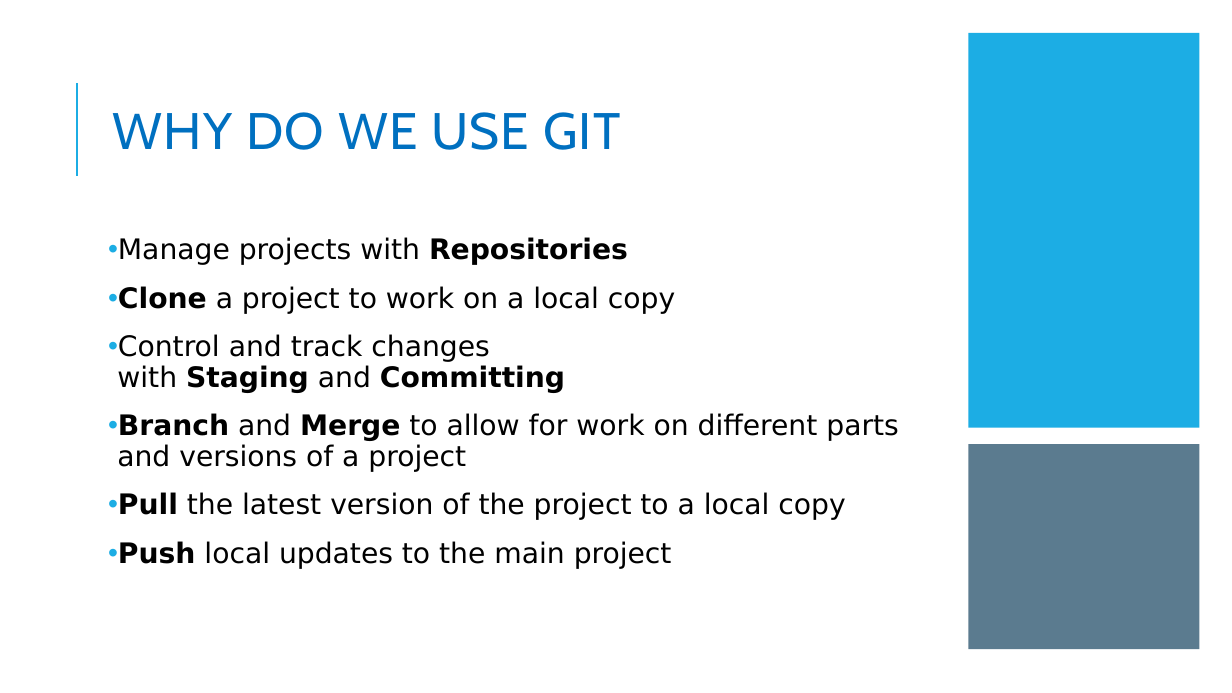
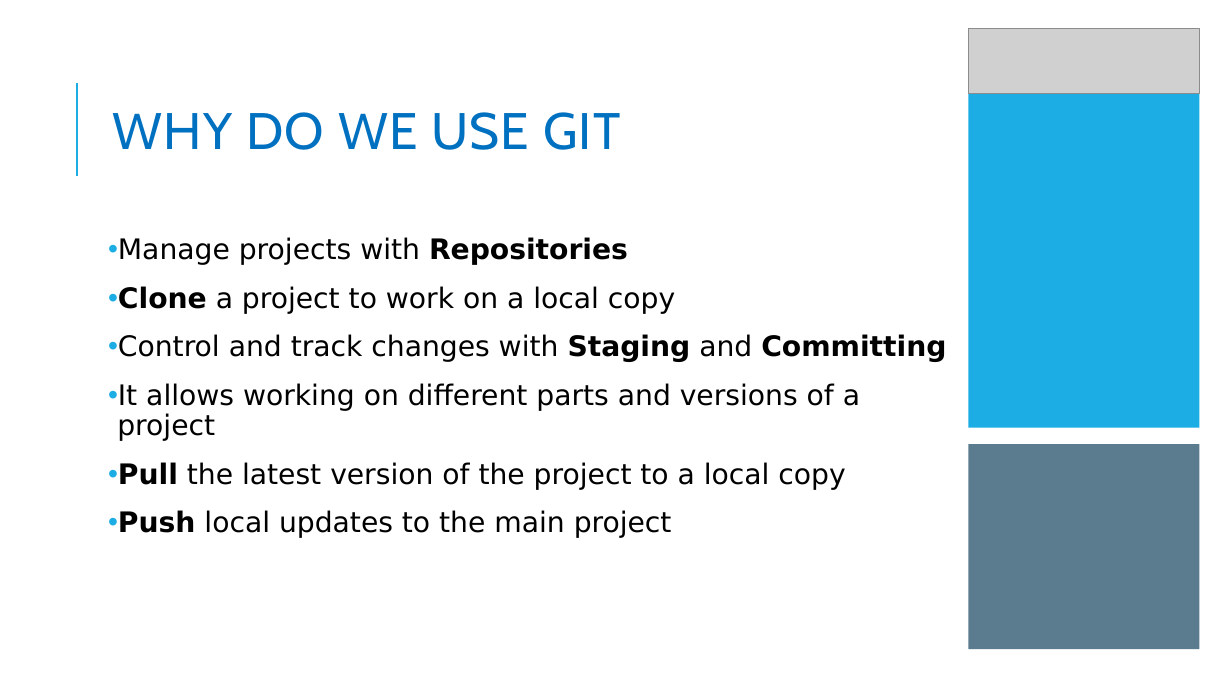
Before and after one commit to JiveshSarkar/DemoRepo, a slide deck: slide 3 of Presentation/Introduction to GIT.pptx. Drawn at 1232x693 pixels with LibreOffice and Linux fonts; fonts in the diff are those of the drawing; grey boxes stand for pictures. Boxes give left, top, right and bottom in pixels: in the first picture for what was removed or moved away, otherwise in the second. Text is boxed around its words. In the diff, an @@ line names an element or a change of style, - is before the commit and + after.

```diff
--- a/Presentation/Introduction to GIT.pptx
+++ b/Presentation/Introduction to GIT.pptx
@@ picture added at [969, 29, 1200, 94] @@
@@ text at [117, 383, 860, 441]: text changed @@
-• Branch and Merge to allow for work on different parts and versions of a project
+• It allows working on different parts and versions of a project
```
Also in this commit, not shown: 10 other slides changed, 2 slides added, 1 slide removed.
